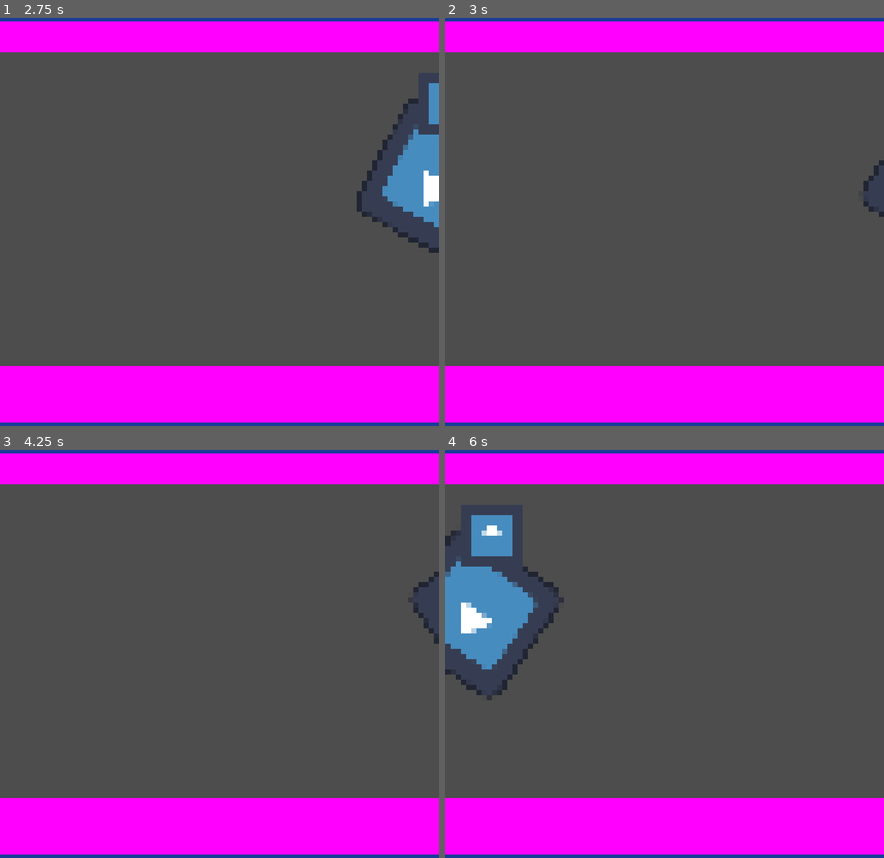
Above: before the commit, frames 1-4 (two rows, left to right).
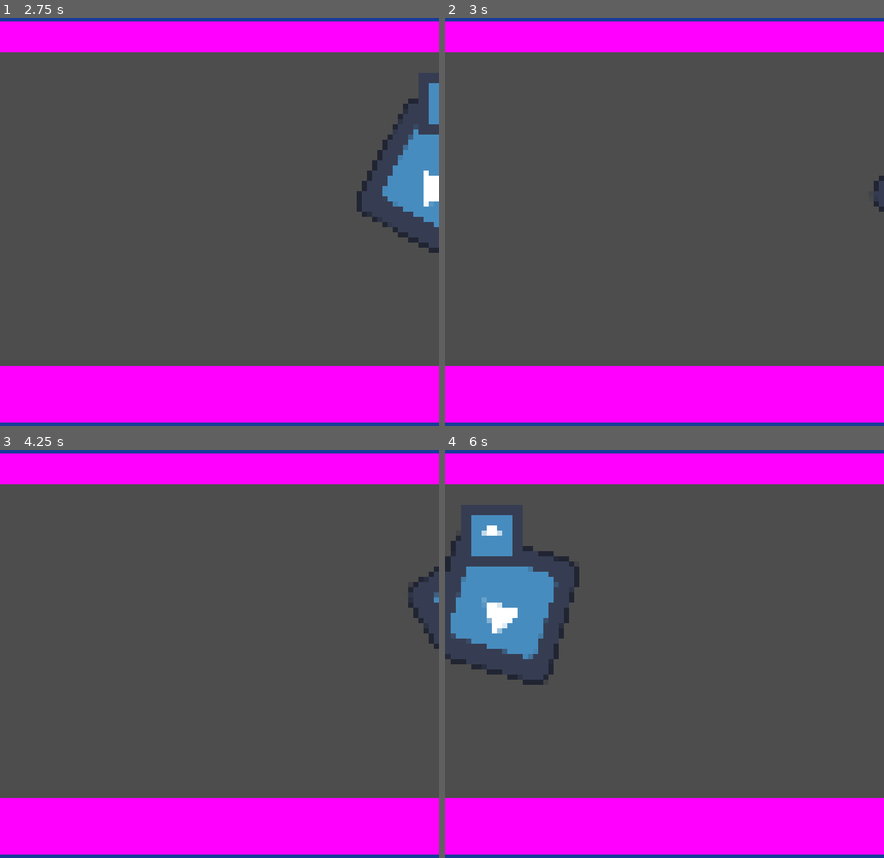
Above: after the commit, the same moments.

Repository: ThisIsL3TUM/Global-Gay-Jam-2025
Game: Godot game, scene res://mainScene.tscn
The game is run twice, just before and just after one commit, with the same random seed, the same clock (stepped at 60 frames per second) and the same inputs. The engine's default icon, where the game draws it, is replaced by a stand-in: a white triangle on a blue panel in a dark square.
Inputs:
- Up to frame 1 (2.75 s): tap Enter at 0.5 s; hold D (right) 0.53-1.28 s; hold A (left) 1.28-2.03 s; hold D (right) from 2.03 s (still down)
- Up to frame 2 (3 s): keep holding D (right)
- Up to frame 3 (4.25 s): release D (right) at 3.53 s; hold A (left) from 3.53 s (still down)
- Up to frame 4 (6 s): release A (left) at 5.78 s; hold D (right) from 5.78 s (still down)

Frame 1 is identical in both runs. In frame 2, 0.2% of the frame differs, in the area x 95-100%, y 34-49%; in frame 3, 0.4%; in frame 4, 4.3%, in the area x 0-31%, y 19-62%.

Commit message:
UPDATE FRAME
-> added corners
-> got rid of collision

Diff:
--- a/mainScene.tscn
+++ b/mainScene.tscn
@@ -10,13 +10,6 @@
 size = Vector2(286, 30)
 
 [sub_resource type="PlaceholderTexture2D" id="PlaceholderTexture2D_v7fxd"]
-
-[sub_resource type="SegmentShape2D" id="SegmentShape2D_ce2fg"]
-a = Vector2(0, -87)
-b = Vector2(0, 88)
-
-[sub_resource type="RectangleShape2D" id="RectangleShape2D_yyv0f"]
-size = Vector2(285, 8)
 
 [node name="Node2D" type="Node2D"]
 
@@ -65,48 +58,53 @@
 
 [node name="Frame" type="StaticBody2D" parent="."]
 
-[node name="CollisionShape2D" type="CollisionShape2D" parent="Frame"]
-position = Vector2(142, 0)
-shape = SubResource("SegmentShape2D_ce2fg")
-debug_color = Color(0.036, 0.526, 1, 0.313)
-
-[node name="Polygon2D" type="Polygon2D" parent="Frame/CollisionShape2D"]
-position = Vector2(-0.5, 170.373)
+[node name="Polygon2D" type="Polygon2D" parent="Frame"]
+position = Vector2(141.5, 170.373)
 scale = Vector2(1.5, 41.3116)
 color = Color(0.0864397, 0.222714, 0.567856, 1)
 polygon = PackedVector2Array(-1, -6, -1, -6.06061, 1, -6, 1, -6, 1, -5.47746, 1, -2, 0.0245237, -2, -1, -2, -1, -5.8165)
 
 [node name="Frame2" type="StaticBody2D" parent="."]
 
-[node name="CollisionShape2D" type="CollisionShape2D" parent="Frame2"]
-position = Vector2(-140, 4)
-shape = SubResource("SegmentShape2D_ce2fg")
-debug_color = Color(0.036, 0.526, 1, 0.313)
-
-[node name="Polygon2D" type="Polygon2D" parent="Frame2/CollisionShape2D"]
-position = Vector2(-2, 165)
+[node name="Polygon2D" type="Polygon2D" parent="Frame2"]
+position = Vector2(-142, 169)
 scale = Vector2(1.5, 41.3116)
 color = Color(0.0793417, 0.209598, 0.539938, 1)
 polygon = PackedVector2Array(-1, -6, -1, -6.06061, 1, -6, 1, -6, 1, -5.47746, 0.999992, -4.00284, 0.66671, -3.65515, 0.999992, -3.36471, 1, -2, 0.0245237, -2, -1, -2, -1, -3.58481, -1, -4.03817, -1, -4.45803, -1, -5.8165)
 
 [node name="Frame3" type="StaticBody2D" parent="."]
 
-[node name="CollisionShape2D" type="CollisionShape2D" parent="Frame3"]
-position = Vector2(1, 83)
-shape = SubResource("RectangleShape2D_yyv0f")
-
 [node name="Polygon2D" type="Polygon2D" parent="Frame3"]
-position = Vector2(2, 11)
+position = Vector2(1.5, 11)
+scale = Vector2(1.00352, 1)
 color = Color(0.0942881, 0.238644, 0.60453, 1)
-polygon = PackedVector2Array(-142, 68, -142, 68, -142, 71.6101, -142, 76, 142, 76, 142, 68)
+polygon = PackedVector2Array(-142, 68, -142, 68, -142, 72, -142, 76, 142, 76, 142, 68)
 
 [node name="Frame4" type="StaticBody2D" parent="."]
-
-[node name="CollisionShape2D" type="CollisionShape2D" parent="Frame4"]
-position = Vector2(1, -79)
-shape = SubResource("RectangleShape2D_yyv0f")
 
 [node name="Polygon2D" type="Polygon2D" parent="Frame4"]
 position = Vector2(0, -153)
 color = Color(0.0942881, 0.238644, 0.60453, 1)
 polygon = PackedVector2Array(-142, 68, -142, 68, -142, 71.6101, -142, 76, 142, 76, 142, 68, -67.25, 68)
+
+[node name="Polygon2D" type="Polygon2D" parent="."]
+position = Vector2(-94, 1)
+scale = Vector2(1.66667, 1)
+color = Color(0.013976, 0.253139, 0.508129, 1)
+polygon = PackedVector2Array(138, -78, 139.8, -76, 141, -74, 141, -78, 139.8, -78)
+
+[node name="Polygon2D2" type="Polygon2D" parent="."]
+position = Vector2(2, 0)
+color = Color(0.107208, 0.312127, 0.43824, 1)
+polygon = PackedVector2Array(-142, -78, -142, -74, -137, -77)
+
+[node name="Polygon2D3" type="Polygon2D" parent="."]
+position = Vector2(1, -1)
+color = Color(0.0882539, 0.163552, 0.834991, 1)
+polygon = PackedVector2Array(-141, 80, -141, 75, -136, 79)
+
+[node name="Polygon2D4" type="Polygon2D" parent="."]
+position = Vector2(-142, -33)
+scale = Vector2(2, 1.4)
+color = Color(0.231373, 0.239216, 1, 1)
+polygon = PackedVector2Array(138, 80, 141, 75, 141, 80)
Not shown: 1 places in mainScene.tscn that only renumber resources
